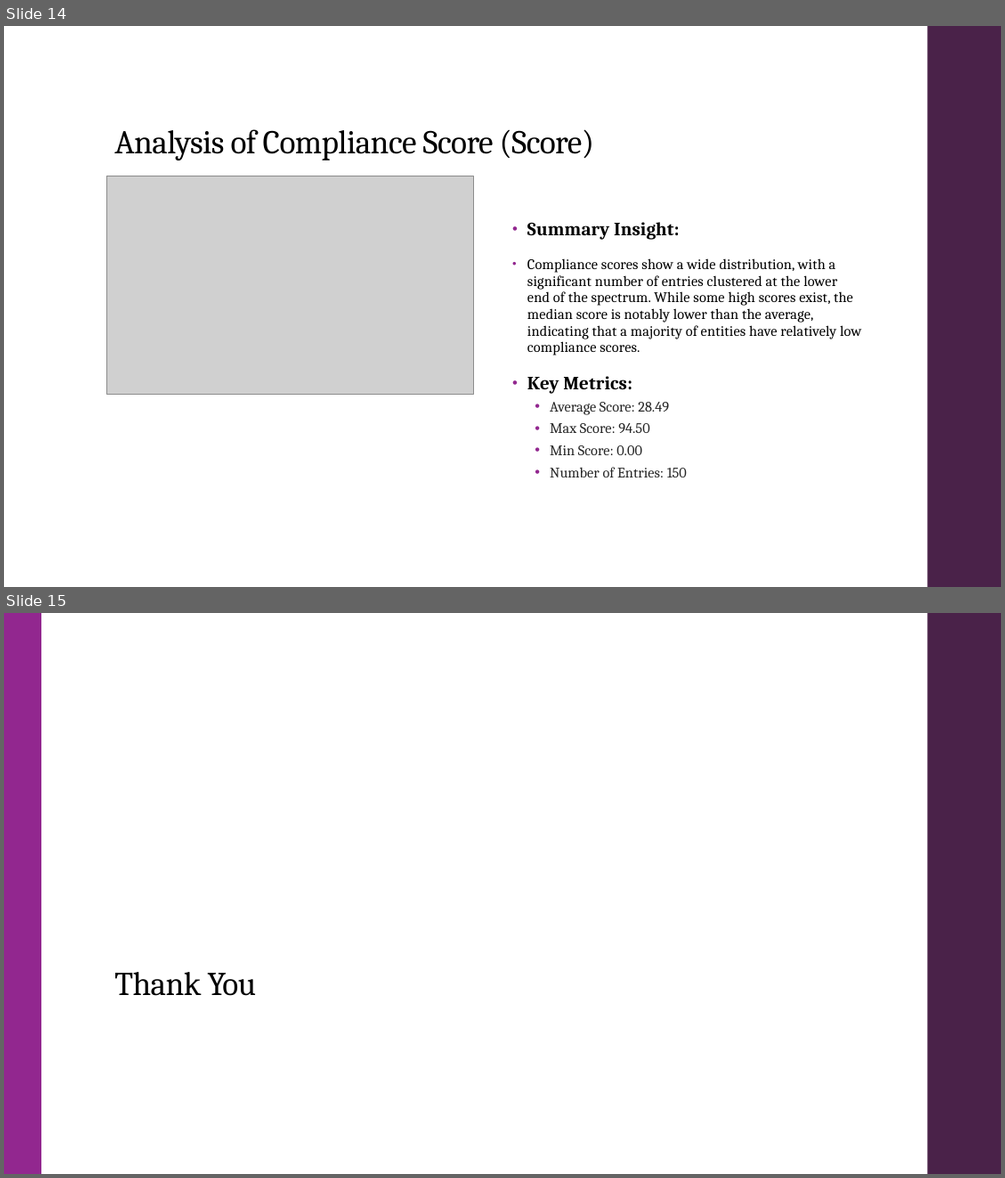
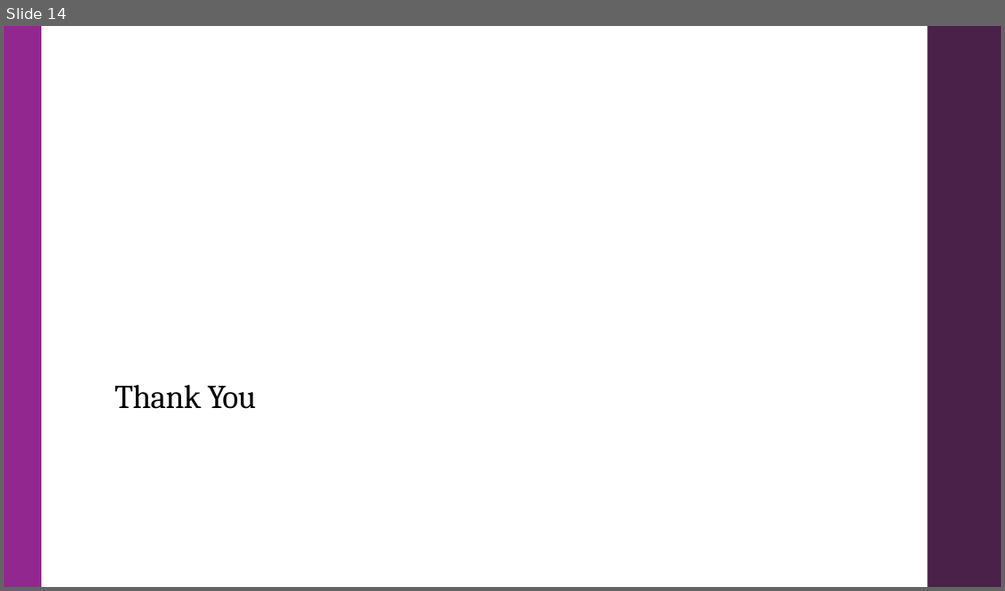
Before and after one commit to droy117/GT_Assignment_PPT_Ex, a slide deck: Debak/Data_Analysis_Report_Report.pptx. Shown one above the other, each under a label of ours: slides 14 and 15 before the commit, slide 14 after it. The pictures are 1005x1178 and 1005x591 pixels, drawn with LibreOffice and Linux fonts; fonts in the diff are those of the drawing; grey boxes stand for pictures. Boxes give left, top, right and bottom in pixels: in the first picture for what was removed or moved away, otherwise in the second. Text is boxed around its words. In the diff, an @@ line names an element or a change of style, - is before the commit and + after.

Commit message:
update ppt and text placement

```diff
--- a/Debak/Data_Analysis_Report_Report.pptx
+++ b/Debak/Data_Analysis_Report_Report.pptx
@@ slide 14 removed at (x1=4, y1=26, x2=1001, y2=587), background #FFFFFF; not listed: 1 template element that a slide beside it also shows @@
@@ title removed at (x1=114, y1=129, x2=594, y2=160) @@
-Analysis of Compliance Score (Score)
@@ picture removed at (x1=107, y1=176, x2=474, y2=394) @@
@@ text removed at (x1=527, y1=222, x2=861, y2=477) @@
-• Summary Insight:
-• Compliance scores show a wide distribution, with a significant number of entries clustered at the lower end of the spectrum. While some high scores exist, the median score is notably lower than the average, indicating that a majority of entities have relatively low compliance scores.
-• Key Metrics:
-  • Average Score: 28.49
-  • Max Score: 94.50
-  • Min Score: 0.00
-  • Number of Entries: 150
@@ what was slide 15 is now slide 14 @@
```
Also in this commit, not shown: 1 slide changed, 11 slides added, 11 other slides removed, 7 other files.
